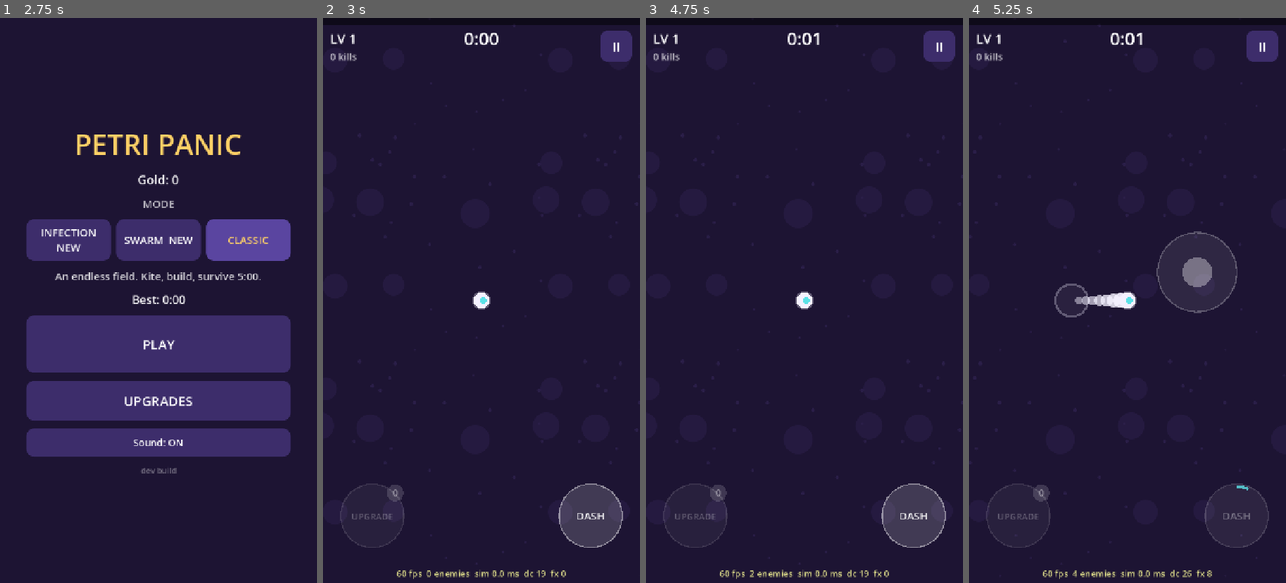
Above: before the commit, frames 1-4 (left to right).
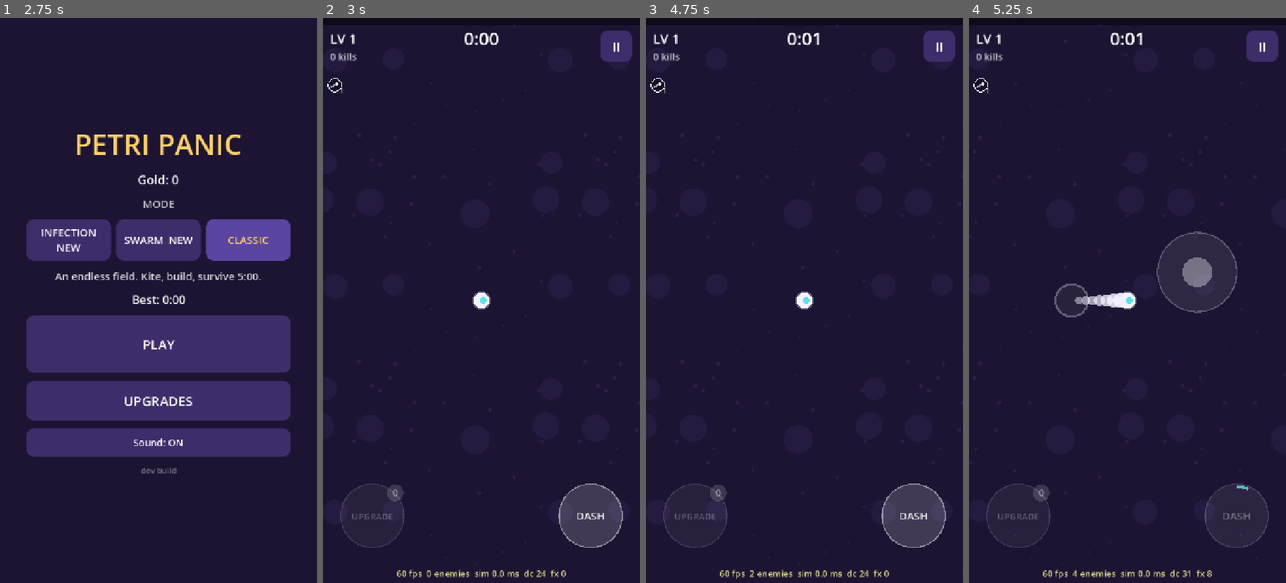
Above: after the commit, the same moments.

Repository: yousufkamran222-code/survivor-lite
Game: Godot game, scene res://scenes/main.tscn
The game is run twice, just before and just after one commit, with the same random seed, the same clock (stepped at 60 frames per second) and the same inputs.
Inputs (mouse positions are in pixels of both pictures, inside the frame that each line leads up to):
- Up to frame 1 (2.75 s): click "CLASSIC" at 0.5 s; click "CLASSIC" at 1.25 s; click "CLASSIC" at 2 s
- Up to frame 2 (3 s): click "PLAY" at 2.75 s
- Up to frame 3 (4.75 s): click "II" at 3.5 s; click "RESUME" at 4.25 s
- Up to frame 4 (5.25 s): tap Enter at 5 s; move the mouse to (1197, 272) at 5.02 s; hold D from 5.03 s (still down); tap Space at 5.1 s; click (1197, 272) at 5.17 s

Frame 1 is identical in both runs. In frame 2, less than 0.1% of the frame differs, in the area x 1-71%, y 10-99%; in frame 3, less than 0.1%; in frame 4, less than 0.1%.

Commit message:
Afterimage nerf; icons and VFX for upgrades
- Afterimage: decoy gets its own 6 s cooldown (4.5 s at Lv2) instead of
  every dash, lure 2.0 -> 1.5 s, radius 360 -> 260, elites ignore it.
  Classic bot 3x8: win 29% -> 34% (noise; bot doesn't exploit decoys)
- IconArt: vector icons for all upgrades, evolutions and permanent
  upgrades, drawn with primitives (no image files)
- Level-up cards: icon, level pips, category-coloured border, staggered
  pop-in; pick burst + note; XP bar flash and ring on level-up
- Chest reveal spins through icons and lands on the reward (starred for
  evolutions); HUD strip of owned upgrades; icons in the shop
- 2 new tests (80 total)

Co-Authored-By: Claude Opus 5.5 <noreply@anthropic.com>
Claude-Session: https://claude.ai/code/session_01Gsp3VrdU7sVdzp55Yo9yYo

Diff:
--- a/data/balance.json
+++ b/data/balance.json
@@ -14,8 +14,10 @@
     "dash_s": 0.16,
     "dash_cooldown_s": 2.0,
     "dash_iframes_s": 0.22,
-    "decoy_s": 2.0,
-    "decoy_radius": 360,
+    "decoy_s": 1.5,
+    "decoy_cooldown_s": 6.0,
+    "decoy_cooldown_per_level": 1.5,
+    "decoy_radius": 260,
     "decoy_blast_radius": 160,
     "decoy_blast_damage": 25
   },
--- a/data/upgrades.json
+++ b/data/upgrades.json
@@ -85,7 +85,7 @@
 
   {"id": "afterimage", "type": "passive", "name": "Afterimage", "weight": 0.7,
    "levels": [{"dash_decoy": 1}, {"dash_decoy": 1}, {"dash_decoy": 1}],
-   "desc": ["Dashing leaves a decoy that lures nearby germs, then bursts", "Bigger decoy burst", "Even bigger decoy burst"]},
+   "desc": ["Dashing leaves a decoy (every 6 s) that lures nearby germs, then bursts", "Decoy every 4.5 s, bigger burst", "Even bigger decoy burst"]},
 
   {"id": "adrenaline", "type": "passive", "name": "Adrenaline", "weight": 0.8,
    "levels": [{"dash_cd": 0.15, "dash_reset": 1}, {"dash_cd": 0.15}, {"dash_cd": 0.15}],
--- a/scripts/core/world.gd
+++ b/scripts/core/world.gd
@@ -68,6 +68,7 @@
 var _dash_hits := {}  # enemy uids Lunge already hit during this dash
 var decoy_pos := Vector2.ZERO  # Afterimage decoy (enemies nearby chase it)
 var decoy_t := 0.0
+var decoy_cd := 0.0  # Afterimage has its own cooldown, separate from the dash
 
 # --- Evolutions ---
 var evolution_defs := {}  # weapon id -> evolution def
@@ -261,9 +262,14 @@
 	p_iframes = maxf(p_iframes, float(pl.dash_iframes_s))
 	_dash_hits = {}
 	dashes += 1
-	if float(stats.get("dash_decoy", 0.0)) > 0.0:
+	var decoy_lv := float(stats.get("dash_decoy", 0.0))
+	if decoy_lv > 0.0 and decoy_cd <= 0.0:
 		decoy_pos = p_pos
 		decoy_t = float(pl.decoy_s)
+		# Level 2+ (Afterimage card) shortens the cooldown; meta Ghost Trail
+		# alone (0.5 per level) keeps the base cooldown.
+		var cut := float(pl.decoy_cooldown_per_level) * clampf(floorf(decoy_lv) - 1.0, 0.0, 1.0)
+		decoy_cd = float(pl.decoy_cooldown_s) - cut
 		_emit({"type": "decoy", "pos": p_pos})
 	_emit({"type": "dash", "pos": p_pos, "dir": p_dash_dir})
 	return true
@@ -424,6 +430,8 @@
 			p_dash_cd = dash_cooldown() if p_dash_charges < dash_max_charges() else 0.0
 	else:
 		p_dash_cd = 0.0
+	if decoy_cd > 0.0:
+		decoy_cd -= dt
 	if decoy_t > 0.0:
 		decoy_t -= dt
 		if decoy_t <= 0.0:
@@ -612,7 +620,7 @@
 				vel = Vector2.ZERO
 			beh = BEH_CHASE  # never treated as a boss below
 		else:
-			if decoy_t > 0.0 and beh != BEH_BOSS and pos.distance_squared_to(decoy_pos) < float(bal.player.decoy_radius) ** 2:
+			if decoy_t > 0.0 and beh != BEH_BOSS and e_elite[i] == 0 and pos.distance_squared_to(decoy_pos) < float(bal.player.decoy_radius) ** 2:
 				dir = (decoy_pos - pos).normalized()
 			if terr != null and terr.is_owned(pos):
 				spd *= 1.0 - float(bal.territory.enemy_slow)
--- a/scripts/game/main.gd
+++ b/scripts/game/main.gd
@@ -197,6 +197,10 @@
 			"level_gained":
 				Sfx.play("level_up", 0.0)
 				hud.notice("LEVEL %d  +1 upgrade" % ev.level)
+				hud.flash_xp()
+			"upgrade":
+				var def: Dictionary = world.upgrade_defs[ev.id]
+				hud.notice("%s  Lv %d" % [def.name, ev.level])
 			"boss_spawn":
 				Sfx.play("boss", 0.0)
 				Analytics.event("boss_spawn", {"t": int(world.time)})
@@ -350,6 +354,11 @@
 		var b := UiKit.button(txt, _buy_meta.bind(m.id), 80)
 		b.add_theme_font_size_override("font_size", 21)
 		b.disabled = cost < 0 or Save.gold < cost
+		var mkey: String = IconArt.META_KEYS.get(m.stat, "")
+		var mdef := {"id": mkey}
+		var ic := UpgradeIcon.make(mkey, IconArt.color_for(mdef) if not str(m.stat).begins_with("dash") else IconArt.COLORS.dash, 56)
+		ic.position = Vector2(12, 12)
+		b.add_child(ic)
 		list.add_child(b)
 	col.add_child(UiKit.button("BACK", _show_menu, 90))
 
@@ -397,17 +406,19 @@
 	col.add_child(UiKit.label("UPGRADE", 56, pal.ui_accent))
 	col.add_child(UiKit.label("Choose one  -  %d to spend" % world.pending_levelups, 26, Color(pal.text, 0.8)))
 	var buttons: Array[Button] = []
+	var k := 0
 	for id in world.offers:
 		var def: Dictionary = world.upgrade_defs[id]
 		var nl := world.next_level_of(id)
-		var tag := "NEW " + ("WEAPON" if def.type == "weapon" else "PASSIVE") if nl == 1 else "Lv %d" % nl
-		var txt := "%s   (%s)\n%s" % [def.name, tag, Upgrades.describe(def, nl)]
-		var hint := _evolution_hint(id, nl)
-		if hint != "":
-			txt += "\n" + hint
-		var b := UiKit.button(txt, _pick.bind(id), 150)
+		var tag := ("NEW " + ("WEAPON" if def.type == "weapon" else "PASSIVE")) if nl == 1 else "Lv %d" % nl
+		var accent := IconArt.color_for(def)
+		var icon := UpgradeIcon.make(id, accent, 96)
+		var b := UiKit.icon_card(icon, "%s   %s" % [def.name, tag], Upgrades.describe(def, nl), _evolution_hint(id, nl),
+			nl - 1, nl, Upgrades.max_level(def), accent, _pick.bind(id), 160)
 		col.add_child(b)
 		buttons.append(b)
+		_pop_in(b, k * 0.07)
+		k += 1
 	var reroll := UiKit.button("Reroll  (watch ad)", _reroll, 80)
 	reroll.add_theme_font_size_override("font_size", 24)
 	reroll.visible = Ads.is_rewarded_available()
@@ -452,10 +463,22 @@
 	UiKit.clear(col)
 	col.add_child(UiKit.label("CHEST!", 60, pal.gem_large))
 	var slots: Array[Label] = []
+	var icons: Array[UpgradeIcon] = []
+	var keys := []
+	for u in data.upgrades:
+		keys.append(u.id)
 	for r in rewards:
+		var row := HBoxContainer.new()
+		row.alignment = BoxContainer.ALIGNMENT_CENTER
+		row.add_theme_constant_override("separation", 18)
+		var ic := UpgradeIcon.make(keys[0], pal.ui_accent, 104)
+		row.add_child(ic)
+		icons.append(ic)
 		var l := UiKit.label("?", 36, pal.text)
-		l.custom_minimum_size = Vector2(0, 120)
-		col.add_child(l)
+		l.custom_minimum_size = Vector2(380, 120)
+		l.size_flags_horizontal = Control.SIZE_EXPAND_FILL
+		row.add_child(l)
+		col.add_child(row)
 		slots.append(l)
 	_chest[0].visible = true
 	var names := []
@@ -469,6 +492,9 @@
 		for k in slots.size():
 			if is_instance_valid(slots[k]):
 				slots[k].text = names[randi() % names.size()]
+				icons[k].key = keys[randi() % keys.size()]
+				icons[k].color = IconArt.color_for(world.upgrade_defs[icons[k].key])
+				icons[k].queue_redraw()
 		Sfx.play("click", 0.3)
 		await get_tree().create_timer(delay).timeout
 		delay *= 1.13
@@ -480,6 +506,24 @@
 		var head := "EVOLUTION!\n" if evo else ""
 		var lvl := "  Lv %d" % r.level if r.kind == "upgrade" else ""
 		slots[k].text = "%s%s%s\n%s" % [head, r.name, lvl, r.desc]
+		var ic := icons[k]
+		ic.evolved = evo
+		if evo:
+			for ev in data.evolutions:
+				if ev.id == r.id:
+					ic.key = ev.weapon
+					ic.color = GameData.color(ev.color)
+		elif r.kind == "upgrade":
+			ic.key = r.id
+			ic.color = IconArt.color_for(world.upgrade_defs[r.id])
+		else:
+			ic.key = "regen"
+			ic.color = pal.gem_medium
+		ic.queue_redraw()
+		var tw := ic.create_tween()
+		ic.pivot_offset = ic.size / 2.0
+		ic.scale = Vector2(1.35, 1.35)
+		tw.tween_property(ic, "scale", Vector2.ONE, 0.25).set_trans(Tween.TRANS_BACK).set_ease(Tween.EASE_OUT)
 		slots[k].add_theme_color_override("font_color", pal.ui_accent if evo else pal.text)
 		slots[k].add_theme_font_size_override("font_size", 40 if evo else 32)
 		if evo:
@@ -514,6 +558,16 @@
 	world.close_levelup()
 	_levelup[0].visible = false
 	_set_screen("playing")
+
+
+## Card entrance: fade and scale in, staggered.
+func _pop_in(c: Control, delay: float) -> void:
+	c.modulate.a = 0.0
+	c.scale = Vector2(0.9, 0.9)
+	c.resized.connect(func() -> void: c.pivot_offset = c.size / 2.0)
+	var tw := c.create_tween().set_parallel(true).set_trans(Tween.TRANS_BACK).set_ease(Tween.EASE_OUT)
+	tw.tween_property(c, "modulate:a", 1.0, 0.18).set_delay(delay)
+	tw.tween_property(c, "scale", Vector2.ONE, 0.25).set_delay(delay)
 
 
 func _pick(id: String) -> void:
--- a/scripts/game/world_view.gd
+++ b/scripts/game/world_view.gd
@@ -145,6 +145,15 @@
 			"claim":
 				_add_fx({"kind": "claim", "cells": ev.cells, "life": 0.5}, max_fx + 4)
 				add_shake(minf(3.0 + ev.tiles * 0.05, 12.0))
+			"level_gained":
+				_add_fx({"kind": "ring", "pos": world.p_pos, "r": 70.0, "life": 0.35, "color": pal.ui_accent}, max_fx + 4)
+			"upgrade":
+				# Pick burst in the upgrade's colour, right on the player.
+				var uc := IconArt.color_for(world.upgrade_defs[ev.id])
+				_add_fx({"kind": "ring", "pos": world.p_pos, "r": 130.0, "life": 0.45, "color": uc}, max_fx + 4)
+				for n in 10:
+					var a := TAU * n / 10.0
+					_add_fx({"kind": "dot", "pos": world.p_pos, "vel": Vector2(cos(a), sin(a)) * 240.0, "color": uc, "r": 6.0, "life": 0.45}, max_fx + 14)
 			"evolution":
 				_add_fx({"kind": "ring", "pos": world.p_pos, "r": 320.0, "life": 0.7, "color": _wcolor(ev.weapon, pal.ui_accent)}, max_fx + 4)
 			"hurt":
--- a/scripts/ui/hud_overlay.gd
+++ b/scripts/ui/hud_overlay.gd
@@ -21,6 +21,11 @@
 var toasts: Array = []  # {text, color, t, life}
 var _notice_text := ""
 var _notice_t := 0.0
+var _xp_flash := 0.0
+
+
+func flash_xp() -> void:
+	_xp_flash = 0.4
 
 
 ## Big centred message, e.g. "ELITE GERM!" or "EVOLUTION READY".
@@ -65,6 +70,7 @@
 
 func _process(delta: float) -> void:
 	_notice_t = maxf(0.0, _notice_t - delta)
+	_xp_flash = maxf(0.0, _xp_flash - delta)
 	var i := 0
 	while i < toasts.size():
 		toasts[i].t += delta
@@ -84,6 +90,9 @@
 	var xp_f := clampf(world.xp / world.xp_next, 0.0, 1.0)
 	draw_rect(Rect2(0, 0, w, 16), Color(0, 0, 0, 0.5))
 	draw_rect(Rect2(0, 0, w * xp_f, 16), pal.xp_bar)
+	if _xp_flash > 0.0:
+		draw_rect(Rect2(0, 0, w, 16), Color(1, 1, 1, _xp_flash * 1.5))
+	_draw_owned()
 	draw_string(font, Vector2(16, 58), "LV %d" % world.level, HORIZONTAL_ALIGNMENT_LEFT, -1, 30, pal.text)
 	draw_string(font, Vector2(0, 62), UiKit.fmt_time(world.time), HORIZONTAL_ALIGNMENT_CENTER, w, 40, pal.text)
 	draw_string(font, Vector2(16, 96), "%d kills" % world.kills, HORIZONTAL_ALIGNMENT_LEFT, -1, 22, Color(pal.text, 0.7))
@@ -194,3 +203,19 @@
 	if _notice_t > 0.0:
 		var a := clampf(_notice_t / 0.5, 0.0, 1.0)
 		draw_string(font, c + Vector2(-dash_radius, -dash_radius - 18.0), _notice_text, HORIZONTAL_ALIGNMENT_LEFT, -1, 24, Color(accent, a))
+
+
+## Left-edge column of owned upgrades: icon plus level number (weapons
+## first, evolved ones starred).
+func _draw_owned() -> void:
+	var y := 152.0
+	var px := 34.0
+	for pass_type in ["weapon", "passive"]:
+		for u in world.upgrade_list:
+			if u.type != pass_type or not world.owned.has(u.id):
+				continue
+			var c := Vector2(10.0 + px / 2.0, y)
+			IconArt.draw(self, u.id, c, px, IconArt.color_for(u), world.evolved.has(u.id))
+			draw_string(font, c + Vector2(px * 0.3, px * 0.55), str(world.owned[u.id]), HORIZONTAL_ALIGNMENT_LEFT, -1, 16, Color(1, 1, 1, 0.85))
+			y += px + 8.0
+		y += 6.0
--- /dev/null
+++ b/scripts/ui/icon_art.gd
@@ -0,0 +1,139 @@
+class_name IconArt
+extends RefCounted
+## Flat vector icons for upgrades, evolutions and permanent upgrades, drawn
+## with CanvasItem primitives (no image files, matches the shape art style).
+## draw(ci, key, center, size, color): a dark disc with a coloured rim and a
+## white/coloured glyph. Unknown keys fall back to a simple dot.
+
+## Meta (permanent) upgrades reuse the glyph of the matching stat.
+const META_KEYS := {
+	"max_hp": "vitality", "might": "might", "haste": "haste", "armor": "armor",
+	"regen": "regen", "move": "swift", "magnet": "magnet", "xp_gain": "growth",
+	"gold_gain": "gold", "amount": "multishot", "dash_cd": "adrenaline",
+	"dash_charges": "flagella2", "dash_damage": "lunge", "dash_decoy": "afterimage",
+	"convert": "viral",
+}
+
+const COLORS := {
+	"bolt": Color("#e8fbff"), "orbit": Color("#9be7ff"), "nova": Color("#7cc6ff"), "chain": Color("#c8a6ff"),
+	"dash": Color("#5ce1e6"), "swarm": Color("#7cff9b"), "passive": Color("#ffd166"), "gold": Color("#ffd166"),
+}
+
+
+## Category colour for an upgrade id / def.
+static func color_for(def: Dictionary) -> Color:
+	var id: String = def.get("id", "")
+	if COLORS.has(id):
+		return COLORS[id]
+	if def.has("modes"):
+		return COLORS.swarm
+	if id in ["flagella2", "lunge", "afterimage", "adrenaline"]:
+		return COLORS.dash
+	return COLORS.passive
+
+
+static func draw(ci: CanvasItem, key: String, c: Vector2, size: float, col: Color, evolved: bool = false) -> void:
+	var r := size * 0.5
+	ci.draw_circle(c, r, Color(0.08, 0.05, 0.14, 0.92))
+	ci.draw_arc(c, r - 2.0, 0, TAU, 32, col, maxf(2.0, size * 0.06))
+	var k := r * 0.55
+	var w := Color(1, 1, 1, 0.95)
+	var lw := maxf(2.0, size * 0.07)
+	match key:
+		"bolt":
+			ci.draw_line(c + Vector2(-k, k * 0.5), c + Vector2(k * 0.3, -k * 0.2), Color(col, 0.6), lw * 1.6)
+			ci.draw_circle(c + Vector2(k * 0.45, -k * 0.3), k * 0.38, w)
+		"orbit":
+			ci.draw_arc(c, k * 0.85, 0, TAU, 24, Color(col, 0.5), lw * 0.6)
+			ci.draw_circle(c, k * 0.25, w)
+			for a in [0.3, 2.4, 4.5]:
+				ci.draw_circle(c + Vector2(cos(a), sin(a)) * k * 0.85, k * 0.24, col)
+		"nova":
+			ci.draw_circle(c, k * 0.22, w)
+			ci.draw_arc(c, k * 0.55, 0, TAU, 24, col, lw)
+			ci.draw_arc(c, k * 0.95, 0, TAU, 28, Color(col, 0.6), lw * 0.8)
+		"chain":
+			ci.draw_polyline(PackedVector2Array([c + Vector2(-k, -k * 0.6), c + Vector2(-k * 0.2, k * 0.1), c + Vector2(k * 0.1, -k * 0.4), c + Vector2(k, k * 0.6)]), col, lw * 1.2)
+			ci.draw_circle(c + Vector2(k, k * 0.6), k * 0.2, w)
+		"might":
+			ci.draw_colored_polygon(PackedVector2Array([c + Vector2(0, -k), c + Vector2(k * 0.75, 0), c + Vector2(-k * 0.75, 0)]), col)
+			ci.draw_rect(Rect2(c + Vector2(-k * 0.3, 0), Vector2(k * 0.6, k * 0.85)), col)
+		"haste":
+			ci.draw_arc(c, k * 0.9, 0, TAU, 28, w, lw)
+			ci.draw_line(c, c + Vector2(0, -k * 0.65), col, lw)
+			ci.draw_line(c, c + Vector2(k * 0.5, k * 0.15), col, lw)
+		"swift":
+			for row in [-0.5, 0.0, 0.5]:
+				var pts := PackedVector2Array()
+				for t in 7:
+					var x := -k + t * k / 3.0
+					pts.append(c + Vector2(x, row * k + sin(t * 1.4) * k * 0.15))
+				ci.draw_polyline(pts, col if row == 0.0 else Color(col, 0.6), lw)
+		"vitality":
+			ci.draw_rect(Rect2(c - Vector2(k * 0.85, k * 0.28), Vector2(k * 1.7, k * 0.56)), col)
+			ci.draw_rect(Rect2(c - Vector2(k * 0.28, k * 0.85), Vector2(k * 0.56, k * 1.7)), col)
+		"regen":
+			ci.draw_circle(c + Vector2(-k * 0.38, -k * 0.2), k * 0.45, col)
+			ci.draw_circle(c + Vector2(k * 0.38, -k * 0.2), k * 0.45, col)
+			ci.draw_colored_polygon(PackedVector2Array([c + Vector2(-k * 0.82, -k * 0.05), c + Vector2(k * 0.82, -k * 0.05), c + Vector2(0, k * 0.85)]), col)
+		"magnet":
+			ci.draw_arc(c + Vector2(0, -k * 0.1), k * 0.65, 0, PI, 20, col, lw * 2.2)
+			ci.draw_rect(Rect2(c + Vector2(-k * 0.85, -k * 0.75), Vector2(k * 0.4, k * 0.6)), w)
+			ci.draw_rect(Rect2(c + Vector2(k * 0.45, -k * 0.75), Vector2(k * 0.4, k * 0.6)), w)
+		"multishot":
+			for a in [-0.45, 0.0, 0.45]:
+				var d := Vector2(sin(a), -cos(a))
+				ci.draw_line(c + Vector2(0, k * 0.6), c + Vector2(0, k * 0.6) + d * k * 1.2, Color(col, 0.7), lw)
+				ci.draw_circle(c + Vector2(0, k * 0.6) + d * k * 1.25, k * 0.2, w)
+		"flagella2":
+			for dx in [-0.45, 0.25]:
+				var o := c + Vector2(dx * k, 0)
+				ci.draw_polyline(PackedVector2Array([o + Vector2(-k * 0.35, -k * 0.6), o + Vector2(k * 0.25, 0), o + Vector2(-k * 0.35, k * 0.6)]), col, lw * 1.3)
+		"lunge":
+			ci.draw_line(c + Vector2(-k, 0), c + Vector2(k * 0.6, 0), col, lw * 1.5)
+			ci.draw_colored_polygon(PackedVector2Array([c + Vector2(k, 0), c + Vector2(k * 0.45, -k * 0.4), c + Vector2(k * 0.45, k * 0.4)]), w)
+			for x in [-0.6, -0.2]:
+				ci.draw_line(c + Vector2(x * k, -k * 0.5), c + Vector2(x * k + k * 0.2, -k * 0.1), w, lw * 0.7)
+				ci.draw_line(c + Vector2(x * k, k * 0.5), c + Vector2(x * k + k * 0.2, k * 0.1), w, lw * 0.7)
+		"afterimage":
+			ci.draw_circle(c + Vector2(-k * 0.35, 0), k * 0.5, Color(col, 0.35))
+			ci.draw_circle(c + Vector2(k * 0.3, 0), k * 0.5, w)
+		"adrenaline":
+			ci.draw_colored_polygon(PackedVector2Array([c + Vector2(k * 0.2, -k), c + Vector2(-k * 0.5, k * 0.1), c + Vector2(0, k * 0.1), c + Vector2(-k * 0.2, k), c + Vector2(k * 0.5, -k * 0.1), c + Vector2(0, -k * 0.1)]), col)
+		"viral":
+			for t in 8:
+				var a := TAU * t / 8.0
+				ci.draw_line(c + Vector2(cos(a), sin(a)) * k * 0.5, c + Vector2(cos(a), sin(a)) * k * 0.95, col, lw)
+				ci.draw_circle(c + Vector2(cos(a), sin(a)) * k * 0.95, k * 0.12, col)
+			ci.draw_circle(c, k * 0.5, w)
+		"hive":
+			var hex := PackedVector2Array()
+			for t in 7:
+				var a := TAU * t / 6.0 + PI / 6.0
+				hex.append(c + Vector2(cos(a), sin(a)) * k * 0.85)
+			ci.draw_polyline(hex, col, lw * 1.3)
+			ci.draw_circle(c, k * 0.25, w)
+		"incubate":
+			var egg := PackedVector2Array()
+			for t in 24:
+				var a := TAU * t / 24.0
+				egg.append(c + Vector2(cos(a) * k * 0.62, sin(a) * k * (0.85 if sin(a) < 0.0 else 0.7)))
+			ci.draw_colored_polygon(egg, w)
+			ci.draw_circle(c + Vector2(0, k * 0.1), k * 0.22, col)
+		"armor":
+			ci.draw_colored_polygon(PackedVector2Array([c + Vector2(-k * 0.75, -k * 0.75), c + Vector2(k * 0.75, -k * 0.75), c + Vector2(k * 0.75, 0), c + Vector2(0, k * 0.95), c + Vector2(-k * 0.75, 0)]), col)
+		"growth":
+			ci.draw_colored_polygon(PackedVector2Array([c + Vector2(0, -k), c + Vector2(k * 0.7, 0), c + Vector2(0, k), c + Vector2(-k * 0.7, 0)]), col)
+		"gold":
+			ci.draw_circle(c, k * 0.85, col)
+			ci.draw_arc(c, k * 0.55, 0, TAU, 20, Color(0.45, 0.3, 0.05), lw)
+		_:
+			ci.draw_circle(c, k * 0.5, col)
+	if evolved:
+		# Gold star badge for evolutions.
+		var s := c + Vector2(r * 0.62, -r * 0.62)
+		var star := PackedVector2Array()
+		for t in 10:
+			var a := -PI / 2.0 + TAU * t / 10.0
+			star.append(s + Vector2(cos(a), sin(a)) * r * (0.32 if t % 2 == 0 else 0.14))
+		ci.draw_colored_polygon(star, COLORS.gold)
--- a/scripts/ui/ui_kit.gd
+++ b/scripts/ui/ui_kit.gd
@@ -84,3 +84,86 @@
 static func fmt_time(t: float) -> String:
 	var s := int(t)
 	return "%d:%02d" % [s / 60, s % 60]
+
+
+## Level pips: filled dots for owned levels, a bright one for the level you
+## are about to get, hollow for the rest.
+class Pips:
+	extends Control
+	var have := 0
+	var next := 0
+	var total := 5
+	var accent := Color.WHITE
+
+	func _draw() -> void:
+		for k in total:
+			var p := Vector2(9.0 + k * 20.0, size.y / 2.0)
+			if k < have:
+				draw_circle(p, 6.0, Color(accent, 0.9))
+			elif k < next:
+				draw_circle(p, 7.0, Color.WHITE)
+			else:
+				draw_arc(p, 6.0, 0, TAU, 16, Color(1, 1, 1, 0.35), 2.0)
+
+
+## A card-style button: icon on the left, then title + level pips, body and
+## an optional gold hint. The whole card is the tap target.
+static func icon_card(icon: Control, title: String, body: String, hint: String, have: int, next: int, total: int, accent: Color, on_press: Callable, height: float = 150.0) -> Button:
+	var b := Button.new()
+	b.custom_minimum_size = Vector2(0, height)
+	var sb := StyleBoxFlat.new()
+	sb.bg_color = Color("#3d2d6b")
+	sb.set_corner_radius_all(18)
+	sb.set_border_width_all(3)
+	sb.border_color = Color(accent, 0.75)
+	b.add_theme_stylebox_override("normal", sb)
+	var sbp := sb.duplicate()
+	sbp.bg_color = Color("#5a45a0")
+	b.add_theme_stylebox_override("pressed", sbp)
+	b.add_theme_stylebox_override("hover", sb)
+	b.pressed.connect(func() -> void:
+		Sfx.play("click", 0.0)
+		on_press.call())
+	var m := MarginContainer.new()
+	m.set_anchors_and_offsets_preset(Control.PRESET_FULL_RECT)
+	m.mouse_filter = Control.MOUSE_FILTER_IGNORE
+	for side in ["left", "right", "top", "bottom"]:
+		m.add_theme_constant_override("margin_" + side, 14)
+	b.add_child(m)
+	var h := HBoxContainer.new()
+	h.mouse_filter = Control.MOUSE_FILTER_IGNORE
+	h.add_theme_constant_override("separation", 16)
+	m.add_child(h)
+	icon.size_flags_vertical = Control.SIZE_SHRINK_CENTER
+	h.add_child(icon)
+	var v := VBoxContainer.new()
+	v.mouse_filter = Control.MOUSE_FILTER_IGNORE
+	v.size_flags_horizontal = Control.SIZE_EXPAND_FILL
+	v.alignment = BoxContainer.ALIGNMENT_CENTER
+	v.add_theme_constant_override("separation", 2)
+	h.add_child(v)
+	var t := _card_label(title, 26, Color.WHITE)
+	v.add_child(t)
+	if total > 1:
+		var pips := Pips.new()
+		pips.have = have
+		pips.next = next
+		pips.total = total
+		pips.accent = accent
+		pips.custom_minimum_size = Vector2(total * 20.0, 16)
+		pips.mouse_filter = Control.MOUSE_FILTER_IGNORE
+		v.add_child(pips)
+	v.add_child(_card_label(body, 21, Color(1, 1, 1, 0.85)))
+	if hint != "":
+		v.add_child(_card_label(hint, 19, Color("#ffd166")))
+	return b
+
+
+static func _card_label(text: String, size: int, color: Color) -> Label:
+	var l := Label.new()
+	l.text = text
+	l.autowrap_mode = TextServer.AUTOWRAP_WORD_SMART
+	l.add_theme_font_size_override("font_size", size)
+	l.add_theme_color_override("font_color", color)
+	l.mouse_filter = Control.MOUSE_FILTER_IGNORE
+	return l
--- /dev/null
+++ b/scripts/ui/upgrade_icon.gd
@@ -0,0 +1,22 @@
+class_name UpgradeIcon
+extends Control
+## A Control that draws one IconArt icon at its size. Ignores input so it can
+## sit inside buttons.
+
+var key := ""
+var color := Color.WHITE
+var evolved := false
+
+
+static func make(icon_key: String, col: Color, px: float, evo: bool = false) -> UpgradeIcon:
+	var ic := UpgradeIcon.new()
+	ic.key = icon_key
+	ic.color = col
+	ic.evolved = evo
+	ic.custom_minimum_size = Vector2(px, px)
+	ic.mouse_filter = Control.MOUSE_FILTER_IGNORE
+	return ic
+
+
+func _draw() -> void:
+	IconArt.draw(self, key, size / 2.0, minf(size.x, size.y), color, evolved)
--- a/tests/test_loot.gd
+++ b/tests/test_loot.gd
@@ -258,3 +258,31 @@
 	w._damage(0, 1.0e6, Vector2.ZERO)
 	w._process_dead()
 	check(w.can_dash(), "elite kill refilled the dash")
+
+
+func test_afterimage_has_its_own_cooldown() -> void:
+	var w := _world()
+	w.owned["afterimage"] = 1
+	w.owned["flagella2"] = 2
+	w._recompute_stats()
+	w.p_dash_charges = w.dash_max_charges()
+	w.dash()
+	check(w.decoy_t > 0.0, "first dash leaves a decoy")
+	w.decoy_t = 0.0
+	w.dash()
+	check_near(w.decoy_t, 0.0, 0.001, "an immediate second dash does not")
+	check(w.decoy_cd > 4.0, "decoy cooldown is separate and long")
+
+
+func test_elites_ignore_the_decoy() -> void:
+	var w := _world()
+	w.owned["afterimage"] = 1
+	w._recompute_stats()
+	w.dash()
+	var decoy := w.decoy_pos
+	w.p_pos = decoy + Vector2(0, -600)
+	w._add_enemy("grunt", decoy + Vector2(0, 150), true)
+	w._rebuild_grid()
+	var before := w.e_pos[0]
+	w._update_enemies(DT * 5)
+	check(w.e_pos[0].y < before.y, "elite keeps chasing the player (upwards), not the decoy")
Not shown, added: scripts/ui/icon_art.gd.uid
Not shown, added: scripts/ui/upgrade_icon.gd.uid
Not shown, changed: docs/PIPELINE.md
Not shown, changed: docs/SPEC.md
